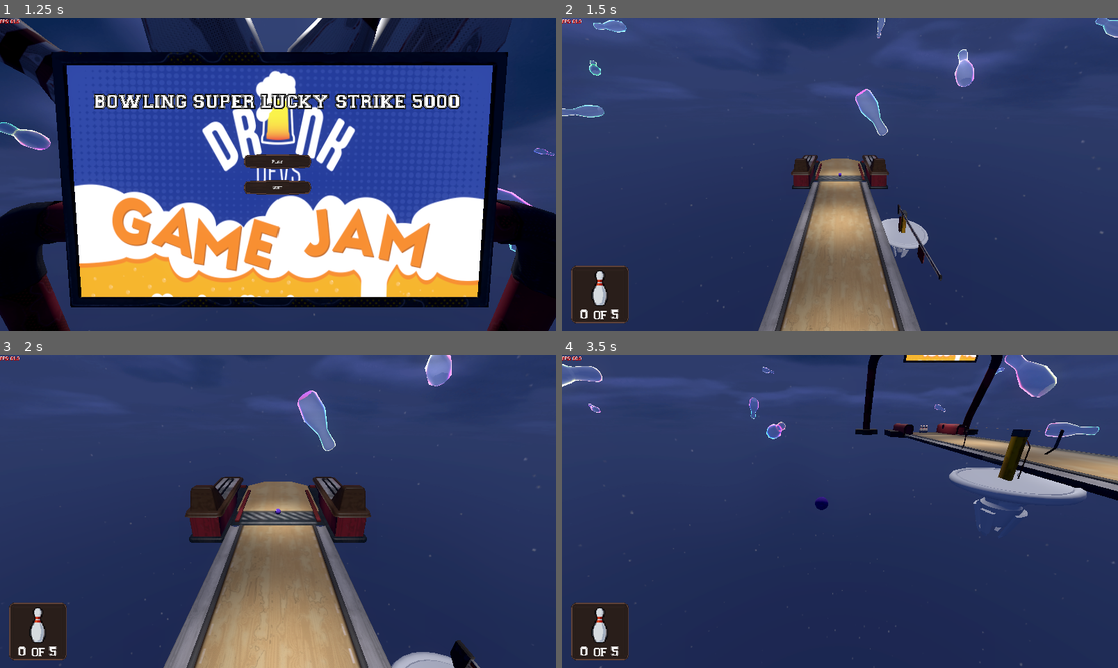
Above: before the commit, frames 1-4 (two rows, left to right).
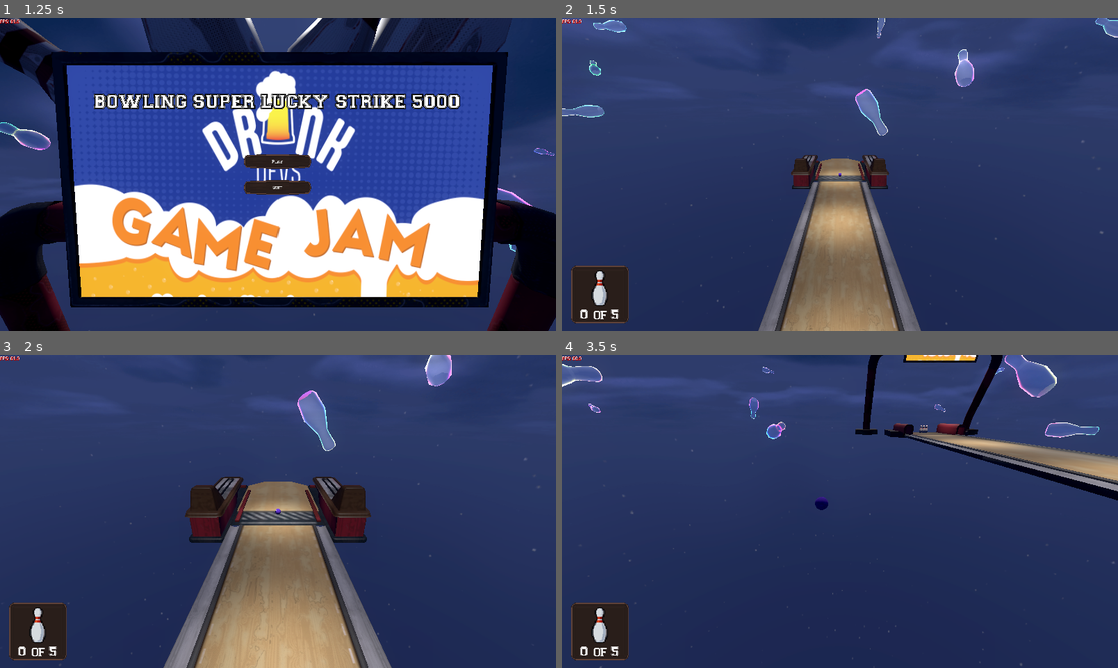
Above: after the commit, the same moments.

Repository: Cami-Cat/Dink-2026
Game: Godot game, scene res://Scenes/Core/GameCore/game_core.tscn
Same seed, same stepped clock (60 frames per second), same inputs: the game is played once before the commit and once after it. Sound files missing from this copy of the repository are replaced by a short silence.
Inputs (mouse positions are in pixels of both pictures, inside the frame that each line leads up to):
- Up to frame 1 (1.25 s): tap Enter at 0.5 s; move the mouse to (400, 158) at 0.52 s; click (400, 158) at 0.6 s
- Up to frame 2 (1.5 s): click "Play" at 1.25 s
- Up to frame 3 (2 s): no input
- Up to frame 4 (3.5 s): drag from (728, 527) to (812, 574) at 2.02 s; move the mouse to (895, 442) at 2.77 s; hold 1 from 2.78 s (still down); click (895, 442) at 2.92 s

Frame 1 is identical in both runs. In frame 2, 0.8% of the frame differs, in the area x 57-69%, y 59-84%; in frame 3, 0.8%; in frame 4, 2.1%, in the area x 68-95%, y 22-57%.

Commit message:
fixed respawn bug

Diff:
--- a/Scenes/BaseScene/scene_base_3d.tscn
+++ b/Scenes/BaseScene/scene_base_3d.tscn
@@ -26,17 +26,16 @@
 [ext_resource type="Texture2D" uid="uid://dqc23bxlrudgk" path="res://Assets/Sprites/t_drinkdevs_banner.png" id="15_7u8y2"]
 [ext_resource type="Script" uid="uid://d3s6dtcvemo62" path="res://Scenes/BaseScene/camera_holder.gd" id="20_5svqw"]
 [ext_resource type="AudioStream" uid="uid://dfc302bs57jqm" path="res://Assets/Audio/SFX/Wii Sports - Nice Shot - QuickSounds.com.mp3" id="25_htquy"]
-[ext_resource type="PackedScene" uid="uid://448c7svgmuqr" path="res://Scenes/Level/Objects/platform.tscn" id="26_17yxc"]
 [ext_resource type="PackedScene" uid="uid://doiuexinwftmg" path="res://Scenes/Level/Objects/barrier.tscn" id="26_m675f"]
 [ext_resource type="PackedScene" uid="uid://c8nd7k5ttugqr" path="res://Scenes/Level/floating_pin.tscn" id="28_e2yef"]
 
+[sub_resource type="BoxShape3D" id="BoxShape3D_7u8y2"]
+size = Vector3(76, 9.345, 1.595)
+
 [sub_resource type="BoxShape3D" id="BoxShape3D_db7i8"]
 size = Vector3(76, 9.345, 1.595)
 
 [sub_resource type="BoxShape3D" id="BoxShape3D_y52jt"]
-size = Vector3(76, 9.345, 1.595)
-
-[sub_resource type="BoxShape3D" id="BoxShape3D_wmubx"]
 size = Vector3(76, 9.345, 1.595)
 
 [sub_resource type="BoxShape3D" id="BoxShape3D_htquy"]
@@ -54,11 +53,14 @@
 material = SubResource("StandardMaterial3D_usqqe")
 size = Vector2(10, 10)
 
+[sub_resource type="BoxShape3D" id="BoxShape3D_wmubx"]
+size = Vector3(10, 9.345, 1.595)
+
 [sub_resource type="BoxShape3D" id="BoxShape3D_76s2b"]
-size = Vector3(10, 9.345, 1.595)
+size = Vector3(500, 1, 500)
 
 [sub_resource type="BoxShape3D" id="BoxShape3D_pywqh"]
-size = Vector3(500, 1, 500)
+size = Vector3(500, 100, 1)
 
 [sub_resource type="BoxShape3D" id="BoxShape3D_3abxi"]
 size = Vector3(500, 100, 1)
@@ -67,9 +69,6 @@
 size = Vector3(500, 100, 1)
 
 [sub_resource type="BoxShape3D" id="BoxShape3D_wlm4x"]
-size = Vector3(500, 100, 1)
-
-[sub_resource type="BoxShape3D" id="BoxShape3D_ga0qg"]
 size = Vector3(500, 100, 1)
 
 [sub_resource type="PanoramaSkyMaterial" id="PanoramaSkyMaterial_6opk0"]
@@ -119,17 +118,17 @@
 trigger_on_enter = [NodePath("../Pin Camera")]
 area_size = Vector3(76, 9.345, 1.595)
 
-[node name="@CollisionShape3D@65623" type="CollisionShape3D" parent="World Origin/Level/SideCamTriggerArea" unique_id=1976566368]
-shape = SubResource("BoxShape3D_db7i8")
+[node name="@CollisionShape3D@23763" type="CollisionShape3D" parent="World Origin/Level/SideCamTriggerArea" unique_id=1668281743]
+shape = SubResource("BoxShape3D_7u8y2")
 debug_color = Color(0.875, 0, 0.236, 1)
 
 [node name="Trigger Area2" parent="World Origin/Level" unique_id=1637487406 node_paths=PackedStringArray("trigger_on_enter") instance=ExtResource("7_ekuh2")]
 transform = Transform3D(1, 0, 0, 0, 1, 0, 0, 0, 1, 0.1959902, 2.0920439, -33.168198)
-trigger_on_enter = [NodePath("../Pusher"), NodePath("../../../Platform/Barrier")]
+trigger_on_enter = [NodePath("../Pusher"), NodePath("../../../Barrier")]
 area_size = Vector3(76, 9.345, 1.595)
 
-[node name="@CollisionShape3D@65625" type="CollisionShape3D" parent="World Origin/Level/Trigger Area2" unique_id=668609169]
-shape = SubResource("BoxShape3D_y52jt")
+[node name="@CollisionShape3D@23765" type="CollisionShape3D" parent="World Origin/Level/Trigger Area2" unique_id=588453241]
+shape = SubResource("BoxShape3D_db7i8")
 debug_color = Color(0.875, 0, 0.236, 1)
 
 [node name="Trigger Area3" parent="World Origin/Level" unique_id=491828337 node_paths=PackedStringArray("trigger_on_enter") instance=ExtResource("7_ekuh2")]
@@ -137,14 +136,14 @@
 trigger_on_enter = [NodePath("../Pusher2")]
 area_size = Vector3(76, 9.345, 1.595)
 
-[node name="@CollisionShape3D@65627" type="CollisionShape3D" parent="World Origin/Level/Trigger Area3" unique_id=1011290037]
-shape = SubResource("BoxShape3D_wmubx")
+[node name="@CollisionShape3D@23767" type="CollisionShape3D" parent="World Origin/Level/Trigger Area3" unique_id=535669595]
+shape = SubResource("BoxShape3D_y52jt")
 debug_color = Color(0.875, 0, 0.236, 1)
 
 [node name="Pusher" parent="World Origin/Level" unique_id=2033328119 instance=ExtResource("7_4l7u4")]
 transform = Transform3D(1, 0, 0, 0, 1, 0, 0, 0, 1, 42.564003, 4.535224, -47.586273)
 move_to = Vector3(-40.54, 0, 0)
-required_stage = 1
+required_stage = 2
 
 [node name="Pusher2" parent="World Origin/Level" unique_id=1396371267 instance=ExtResource("7_4l7u4")]
 transform = Transform3D(-1, 0, 1.509958e-07, 0, 1, 0, -1.509958e-07, 0, -1, -39.223557, 4.535224, -70.58627)
@@ -234,8 +233,8 @@
 trigger_on_enter = [NodePath("../CrowdOh")]
 area_size = Vector3(10, 9.345, 1.595)
 
-[node name="@CollisionShape3D@65629" type="CollisionShape3D" parent="World Origin/Level/CrowdExcitmentTrigger" unique_id=948936642]
-shape = SubResource("BoxShape3D_76s2b")
+[node name="@CollisionShape3D@23769" type="CollisionShape3D" parent="World Origin/Level/CrowdExcitmentTrigger" unique_id=1747691921]
+shape = SubResource("BoxShape3D_wmubx")
 debug_color = Color(0.875, 0, 0.236, 1)
 
 [node name="CrowdOh" parent="World Origin/Level" unique_id=1755318309 instance=ExtResource("12_17h01")]
@@ -255,8 +254,8 @@
 area_size = Vector3(500, 1, 500)
 metadata/_custom_type_script = "uid://sydlavbpat37"
 
-[node name="@CollisionShape3D@65631" type="CollisionShape3D" parent="World Origin/Level/CrowdSadTriggers/CrowdSadTrigger" unique_id=797779743]
-shape = SubResource("BoxShape3D_pywqh")
+[node name="@CollisionShape3D@23771" type="CollisionShape3D" parent="World Origin/Level/CrowdSadTriggers/CrowdSadTrigger" unique_id=1191060204]
+shape = SubResource("BoxShape3D_76s2b")
 debug_color = Color(0.875, 0, 0.236, 1)
 
 [node name="CrowdSadTrigger2" type="Area3D" parent="World Origin/Level/CrowdSadTriggers" unique_id=915021751 node_paths=PackedStringArray("trigger_on_enter")]
@@ -266,8 +265,8 @@
 area_size = Vector3(500, 100, 1)
 metadata/_custom_type_script = "uid://sydlavbpat37"
 
-[node name="@CollisionShape3D@65633" type="CollisionShape3D" parent="World Origin/Level/CrowdSadTriggers/CrowdSadTrigger2" unique_id=2041935600]
-shape = SubResource("BoxShape3D_3abxi")
+[node name="@CollisionShape3D@23773" type="CollisionShape3D" parent="World Origin/Level/CrowdSadTriggers/CrowdSadTrigger2" unique_id=1924259291]
+shape = SubResource("BoxShape3D_pywqh")
 debug_color = Color(0.875, 0, 0.236, 1)
 
 [node name="CrowdSadTrigger3" type="Area3D" parent="World Origin/Level/CrowdSadTriggers" unique_id=380227913 node_paths=PackedStringArray("trigger_on_enter")]
@@ -277,8 +276,8 @@
 area_size = Vector3(500, 100, 1)
 metadata/_custom_type_script = "uid://sydlavbpat37"
 
-[node name="@CollisionShape3D@65635" type="CollisionShape3D" parent="World Origin/Level/CrowdSadTriggers/CrowdSadTrigger3" unique_id=475889019]
-shape = SubResource("BoxShape3D_44pwp")
+[node name="@CollisionShape3D@23775" type="CollisionShape3D" parent="World Origin/Level/CrowdSadTriggers/CrowdSadTrigger3" unique_id=892193408]
+shape = SubResource("BoxShape3D_3abxi")
 debug_color = Color(0.875, 0, 0.236, 1)
 
 [node name="CrowdSadTrigger4" type="Area3D" parent="World Origin/Level/CrowdSadTriggers" unique_id=1221295009 node_paths=PackedStringArray("trigger_on_enter")]
@@ -288,8 +287,8 @@
 area_size = Vector3(500, 100, 1)
 metadata/_custom_type_script = "uid://sydlavbpat37"
 
-[node name="@CollisionShape3D@65637" type="CollisionShape3D" parent="World Origin/Level/CrowdSadTriggers/CrowdSadTrigger4" unique_id=1102192640]
-shape = SubResource("BoxShape3D_wlm4x")
+[node name="@CollisionShape3D@23777" type="CollisionShape3D" parent="World Origin/Level/CrowdSadTriggers/CrowdSadTrigger4" unique_id=1651704200]
+shape = SubResource("BoxShape3D_44pwp")
 debug_color = Color(0.875, 0, 0.236, 1)
 
 [node name="CrowdSadTrigger5" type="Area3D" parent="World Origin/Level/CrowdSadTriggers" unique_id=1013830359 node_paths=PackedStringArray("trigger_on_enter")]
@@ -299,8 +298,8 @@
 area_size = Vector3(500, 100, 1)
 metadata/_custom_type_script = "uid://sydlavbpat37"
 
-[node name="@CollisionShape3D@65639" type="CollisionShape3D" parent="World Origin/Level/CrowdSadTriggers/CrowdSadTrigger5" unique_id=1534918916]
-shape = SubResource("BoxShape3D_ga0qg")
+[node name="@CollisionShape3D@23779" type="CollisionShape3D" parent="World Origin/Level/CrowdSadTriggers/CrowdSadTrigger5" unique_id=594956285]
+shape = SubResource("BoxShape3D_wlm4x")
 debug_color = Color(0.875, 0, 0.236, 1)
 
 [node name="WorldEnvironment" type="WorldEnvironment" parent="World Origin" unique_id=333920919]
@@ -447,13 +446,11 @@
 volume_db = 4.148
 bus = &"SFX"
 
-[node name="Platform" parent="." unique_id=1942441283 instance=ExtResource("26_17yxc")]
-transform = Transform3D(5, 0, 0, 0, 5, 0, 0, 0, 5, -13.294508, -2.0615396, -33.38066)
-
-[node name="Barrier" parent="Platform" unique_id=886241040 instance=ExtResource("26_m675f")]
-transform = Transform3D(-2.6226832e-08, 0, 0.6, 0, 0.6, 0, -0.6, 0, -2.6226832e-08, 0.038033724, 0.05003715, -0.02375412)
+[node name="Barrier" parent="." unique_id=886241040 instance=ExtResource("26_m675f")]
+transform = Transform3D(-1.3113416e-07, 0, 3, 0, 3, 0, -3, 0, -1.3113416e-07, -13.10434, -1.8113539, -33.49943)
 rotation_amount = Vector3(0, -180, 0)
 move_over_time = 1.0
+required_stage = 1
 
 [connection signal="body_entered" from="World Origin/Level/Pin Master/1" to="World Origin/Level/Pin Master/1" method="_on_body_entered"]
 [connection signal="body_entered" from="World Origin/Level/Pin Master/2" to="World Origin/Level/Pin Master/2" method="_on_body_entered"]
--- a/Scenes/Level/Objects/barrier.tscn
+++ b/Scenes/Level/Objects/barrier.tscn
@@ -4,6 +4,7 @@
 [ext_resource type="Script" uid="uid://cfijex3wwak80" path="res://Scenes/Level/Objects/barrier.gd" id="1_6y6lm"]
 [ext_resource type="ArrayMesh" uid="uid://5rffd7gllspb" path="res://Assets/Meshes/Obstacles/Barrier/sm_barrier_flag.res" id="2_6y6lm"]
 [ext_resource type="ArrayMesh" uid="uid://clyrdyk0ak5ok" path="res://Assets/Meshes/Obstacles/Barrier/sm_barrier_post.res" id="3_c77u6"]
+[ext_resource type="PackedScene" uid="uid://448c7svgmuqr" path="res://Scenes/Level/Objects/platform.tscn" id="5_c77u6"]
 
 [sub_resource type="ConvexPolygonShape3D" id="ConvexPolygonShape3D_2xjcp"]
 points = PackedVector3Array(5.855452, 0.09187138, 0.08428274, 5.855452, 0.061556876, 0.11352576, 5.855452, 0.09187138,  …(340 unchanged characters)…
@@ -44,3 +45,6 @@
 [node name="CollisionShape3D3" type="CollisionShape3D" parent="RigidBody3D" unique_id=749815587]
 transform = Transform3D(1, 0, 0, 0, 1, 0, 0, 0, 1, 0, 1.1920929e-07, 0)
 shape = SubResource("ConvexPolygonShape3D_c77u6")
+
+[node name="Platform" parent="." unique_id=1942441283 instance=ExtResource("5_c77u6")]
+transform = Transform3D(2, 0, 0, 0, 2, 0, 0, 0, 2, 0, 0, 0)
--- a/Scripts/Class/Character/character_controller.gd
+++ b/Scripts/Class/Character/character_controller.gd
@@ -54,6 +54,7 @@
 func _reset() -> void:
 	has_hit_pin_sound = false
 	can_drag = true
+	timeout_timer.stop()
 	timing_out = false
 	return
 
